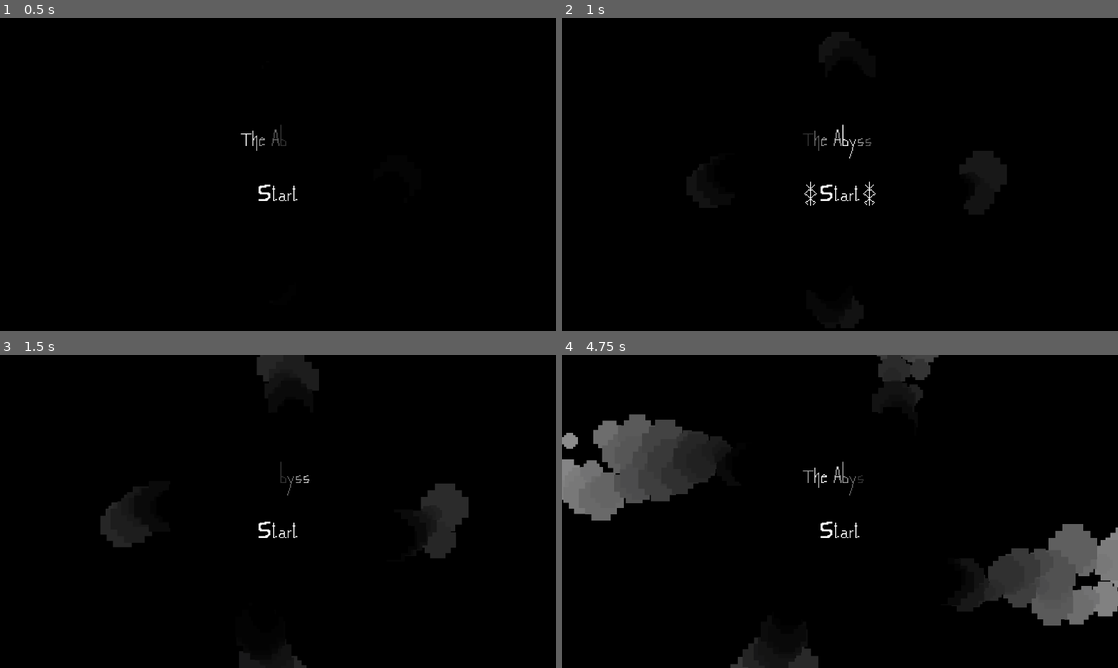
Above: before the commit, frames 1-4 (two rows, left to right).
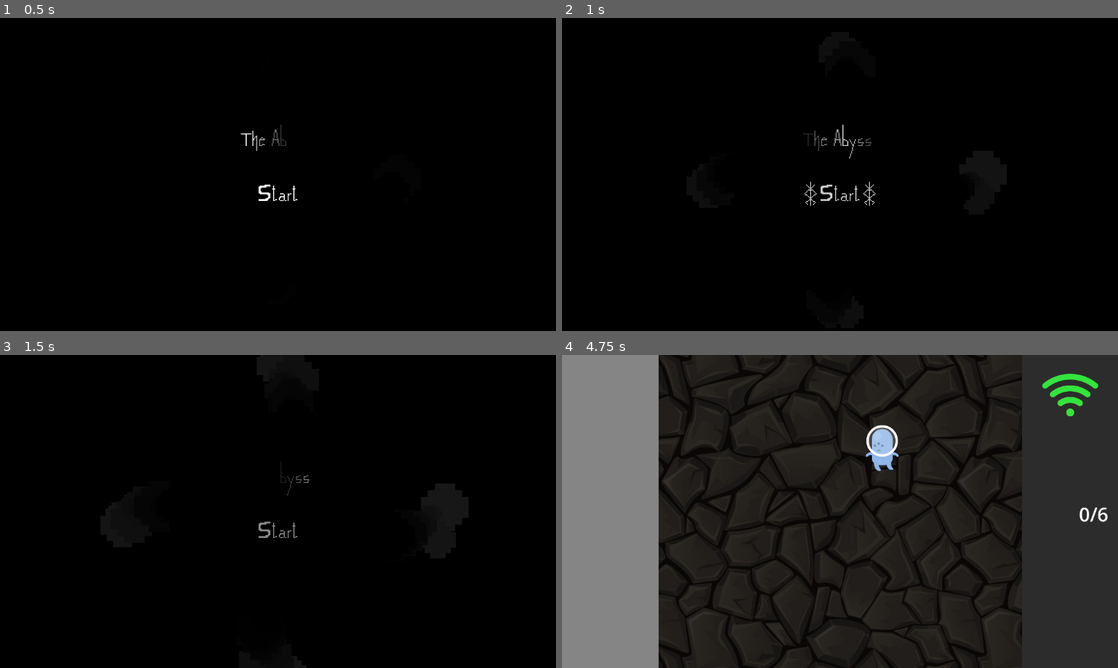
Above: after the commit, the same moments.

Repository: ManuelOteroFernandez/LudumDate55
Game: Godot game, scene res://Menus/SceneManager.tscn
Same seed, same stepped clock (60 frames per second), same inputs: the game is played once before the commit and once after it. Before the commit the project starts from res://Menus/Main.tscn.
Inputs (mouse positions are in pixels of both pictures, inside the frame that each line leads up to):
- Up to frame 1 (0.5 s): no input
- Up to frame 2 (1 s): click (840, 193) at 0.5 s
- Up to frame 3 (1.5 s): move the mouse to (400, 495) at 1.27 s; hold Right (ui_right) from 1.28 s (still down)
- Up to frame 4 (4.75 s): move the mouse to (728, 527) at 2.02 s; release Right (ui_right) at 2.03 s; hold Down (ui_down) 2.03-2.78 s; move the mouse to (895, 442) at 2.77 s; hold Right (ui_right) 2.78-3.53 s; move the mouse to (812, 574) at 3.52 s; hold Up (ui_up) 3.53-4.28 s; move the mouse to (1006, 558) at 4.27 s; hold Left (ui_left) from 4.28 s (still down)

Frame 1 is identical in both runs. In frame 2, 0.2% of the frame differs, in the area x 43-57%, y 34-60%; in frame 3, 0.2%; in frame 4, 79%, in the area x 0-100%, y 0-100%.

Commit message:
SceneManager main_scene

Diff:
--- a/project.godot
+++ b/project.godot
@@ -11,7 +11,7 @@
 [application]
 
 config/name="Ludum Date 55"
-run/main_scene="res://Menus/Main.tscn"
+run/main_scene="res://Menus/SceneManager.tscn"
 config/features=PackedStringArray("4.2", "GL Compatibility")
 config/icon="res://icon.svg"
 
